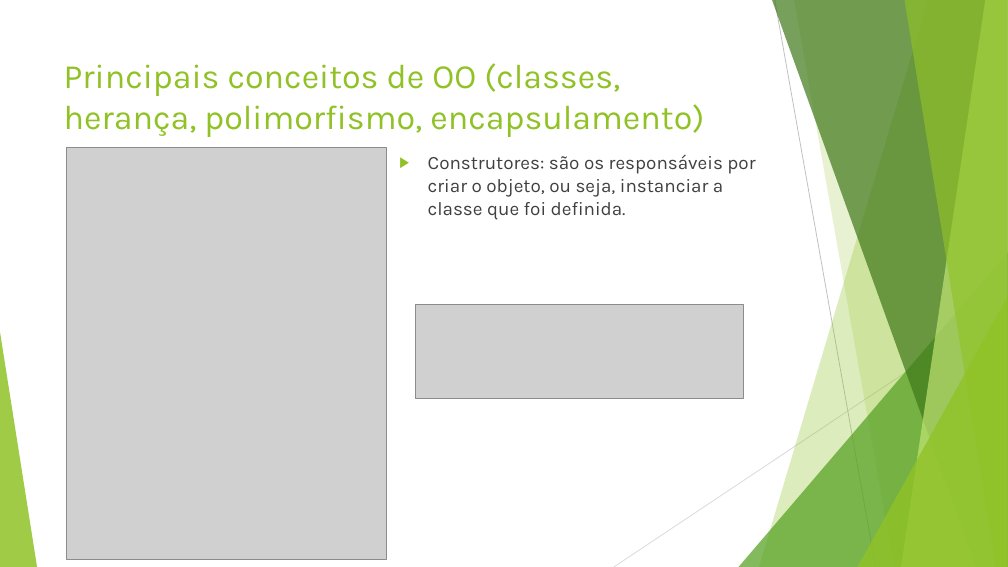
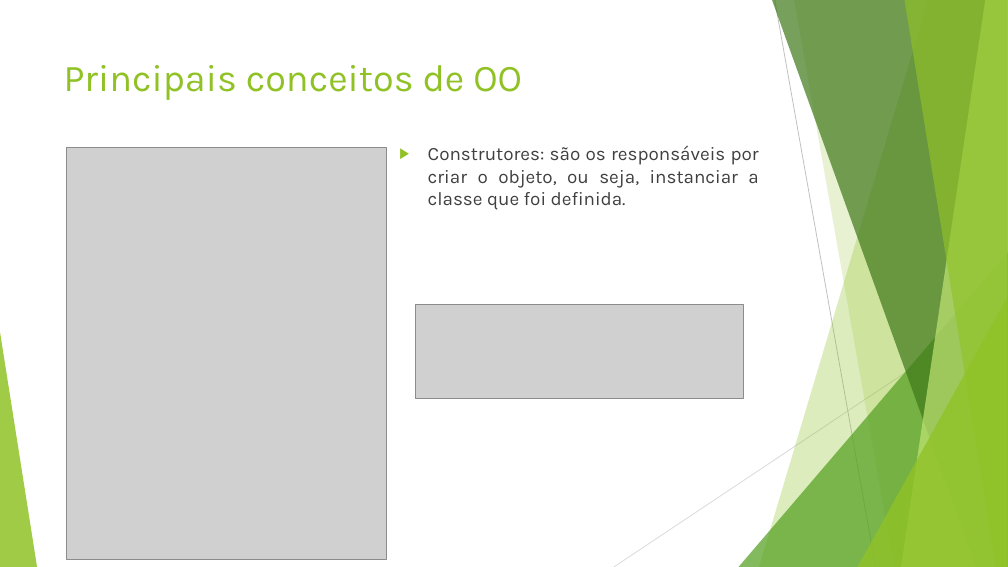
Before and after one commit to lucasrozario98/Kotlin, a slide deck: slide 7 of Kotlin.pptx. Drawn at 1008x567 pixels with LibreOffice and Linux fonts; fonts in the diff are those of the drawing; grey boxes stand for pictures. Boxes give left, top, right and bottom in pixels: in the first picture for what was removed or moved away, otherwise in the second. Text is boxed around its words. In the diff, an @@ line names an element or a change of style, - is before the commit and + after.

```diff
--- a/Kotlin.pptx
+++ b/Kotlin.pptx
@@ title at (x1=64, y1=65, x2=522, y2=100): text changed; size 32.4 to 36 pt @@
-Principais conceitos de OO (classes, herança, polimorfismo, encapsulamento)
+Principais conceitos de OO
@@ text "Construtores: são os responsáveis por ..." moved from (x1=428, y1=155, x2=755, y2=220) to (x1=428, y1=146, x2=759, y2=210) @@
@@ text "Construtores: são os responsáveis por ..." at (x1=428, y1=146, x2=759, y2=210): alignment left to justified @@
```
Also in this commit, not shown: 5 other slides changed, 3 slides added, 1 slide removed, 7 other files.
